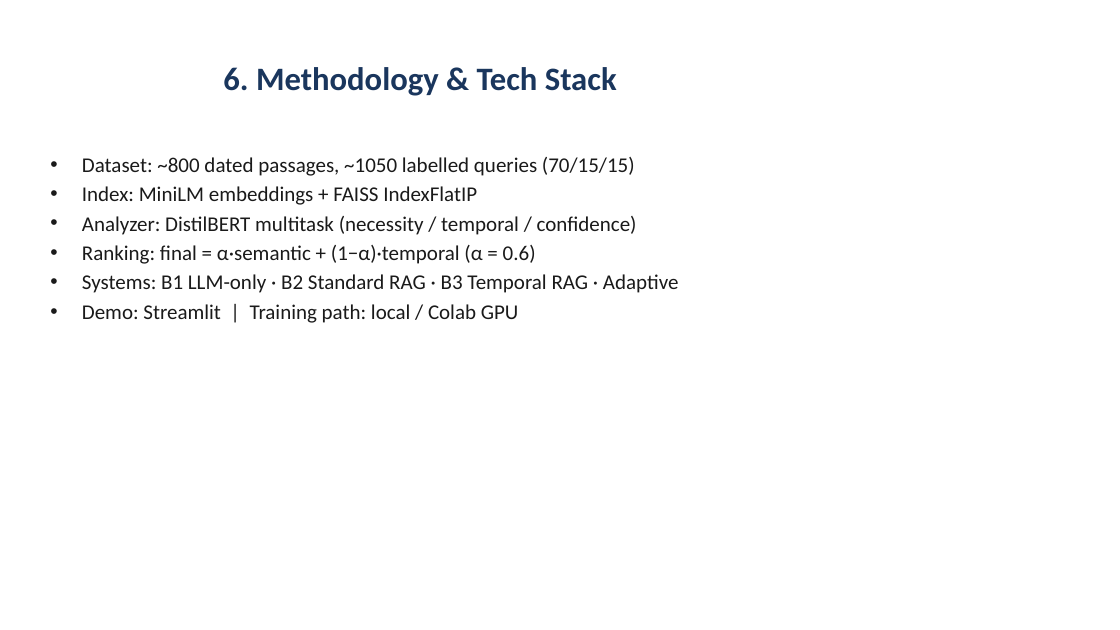
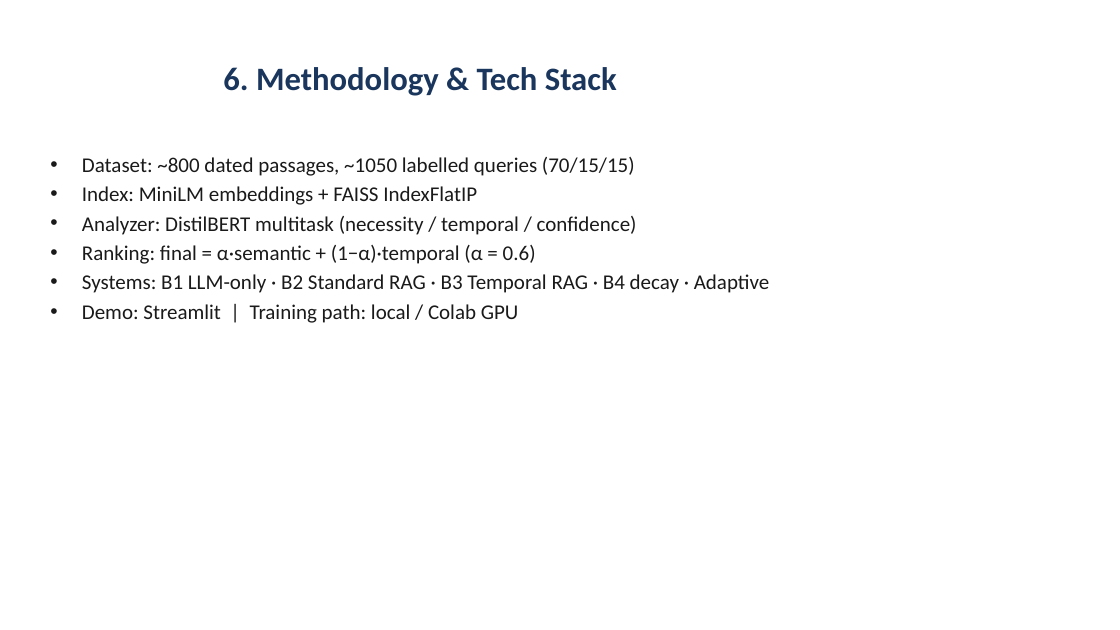
Before and after one commit to dakshagarwal76/adaptive-temporal-rag-project, a slide deck: slide 7 of docs-and-reports/USAR_MidTerm_ARP455/ARP455_MidTerm_Presentation_Adaptive_Temporal_RAG.pptx. Drawn at 1120x630 pixels with LibreOffice and Linux fonts; fonts in the diff are those of the drawing. Boxes give left, top, right and bottom in pixels: in the first picture for what was removed or moved away, otherwise in the second. Text is boxed around its words. In the diff, an @@ line names an element or a change of style, - is before the commit and + after.

Commit message:
Add a TempRALM-style decay baseline and paired significance on the frozen eval.
The papers, Streamlit entrypoint, and USAR files now quote the same table, including the sufficiency-loop result.

```diff
--- a/docs-and-reports/USAR_MidTerm_ARP455/ARP455_MidTerm_Presentation_Adaptive_Temporal_RAG.pptx
+++ b/docs-and-reports/USAR_MidTerm_ARP455/ARP455_MidTerm_Presentation_Adaptive_Temporal_RAG.pptx
@@ text at (82, 274, 770, 293): text changed @@
-• Systems: B1 LLM-only · B2 Standard RAG · B3 Temporal RAG · Adaptive
+• Systems: B1 LLM-only · B2 Standard RAG · B3 Temporal RAG · B4 decay · Adaptive
```
Also in this commit, not shown: 2 other slides changed, 24 other files.
